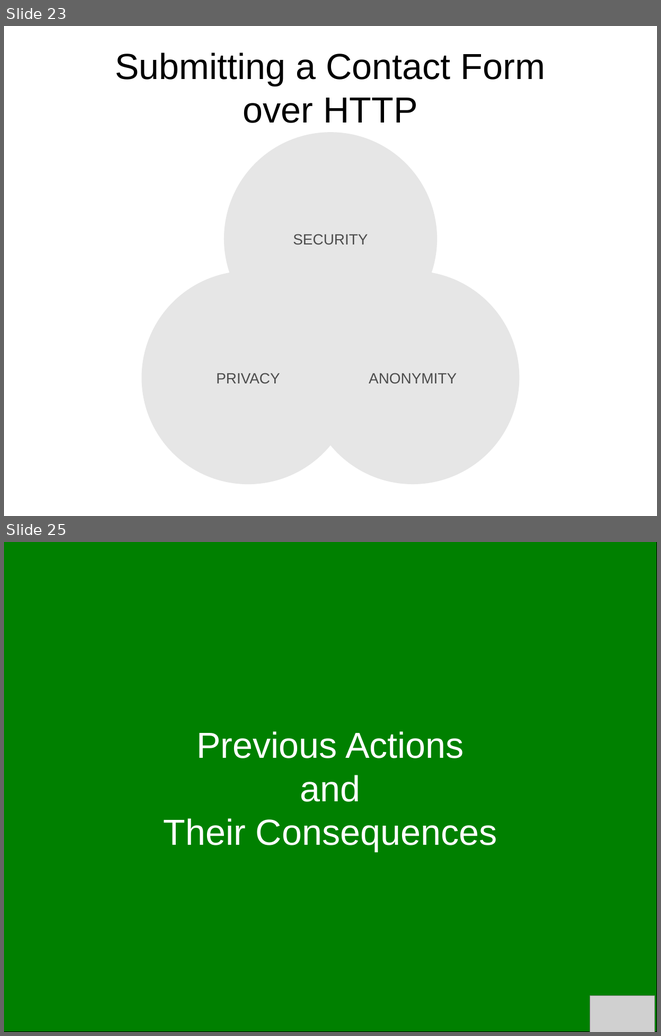
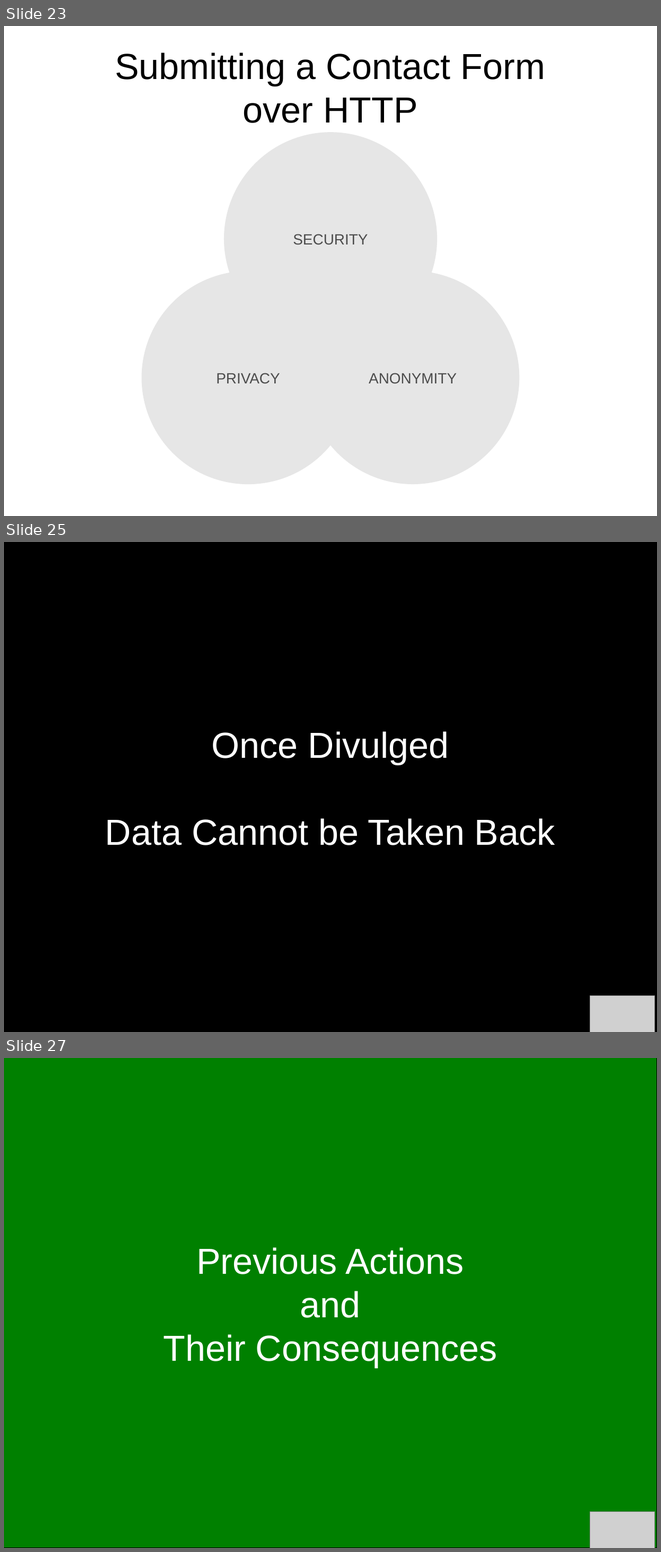
Before and after one commit to bendechrai/preso-security-privacy-anonymity, a slide deck: security-privacy-anonymity.odp. Shown one above the other, each under a label of ours: slides 23 and 25 before the commit, slides 23, 25 and 27 after it; the slides between them are not shown. The pictures are 661x1036 and 661x1552 pixels, drawn with LibreOffice and Linux fonts; fonts in the diff are those of the drawing; grey boxes stand for pictures; background and template pictures are left out. Boxes give left, top, right and bottom in pixels: in the first picture for what was removed or moved away, otherwise in the second. Text is boxed around its words. In the diff, an @@ line names an element or a change of style, - is before the commit and + after.

```diff
--- a/security-privacy-anonymity.odp
+++ b/security-privacy-anonymity.odp
@@ slide 25 added at bbox=[4, 542, 657, 1032], background #FFFFFF @@
@@ rectangle added at bbox=[4, 542, 657, 1032], fill #000000, outline #000000 0 pt @@
@@ title added at bbox=[105, 731, 555, 845], 44 pt, text #FFFFFF @@
+Once Divulged
+Data Cannot be Taken Back
@@ picture added at bbox=[590, 995, 655, 1032] @@
@@ what was slide 25 is now slide 27 @@
```
Also in this commit, not shown: 2 slides changed, 5 other slides added, 2 slides removed.
